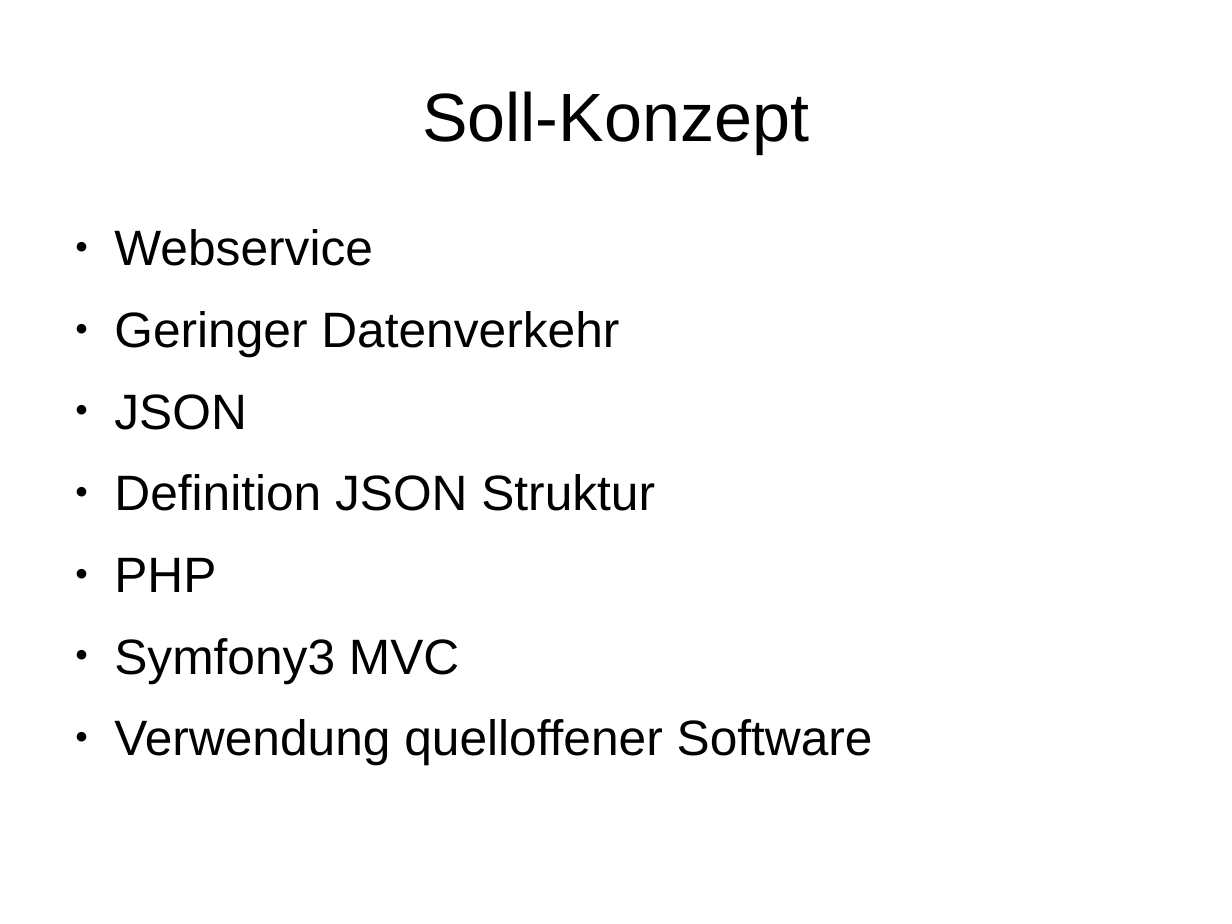
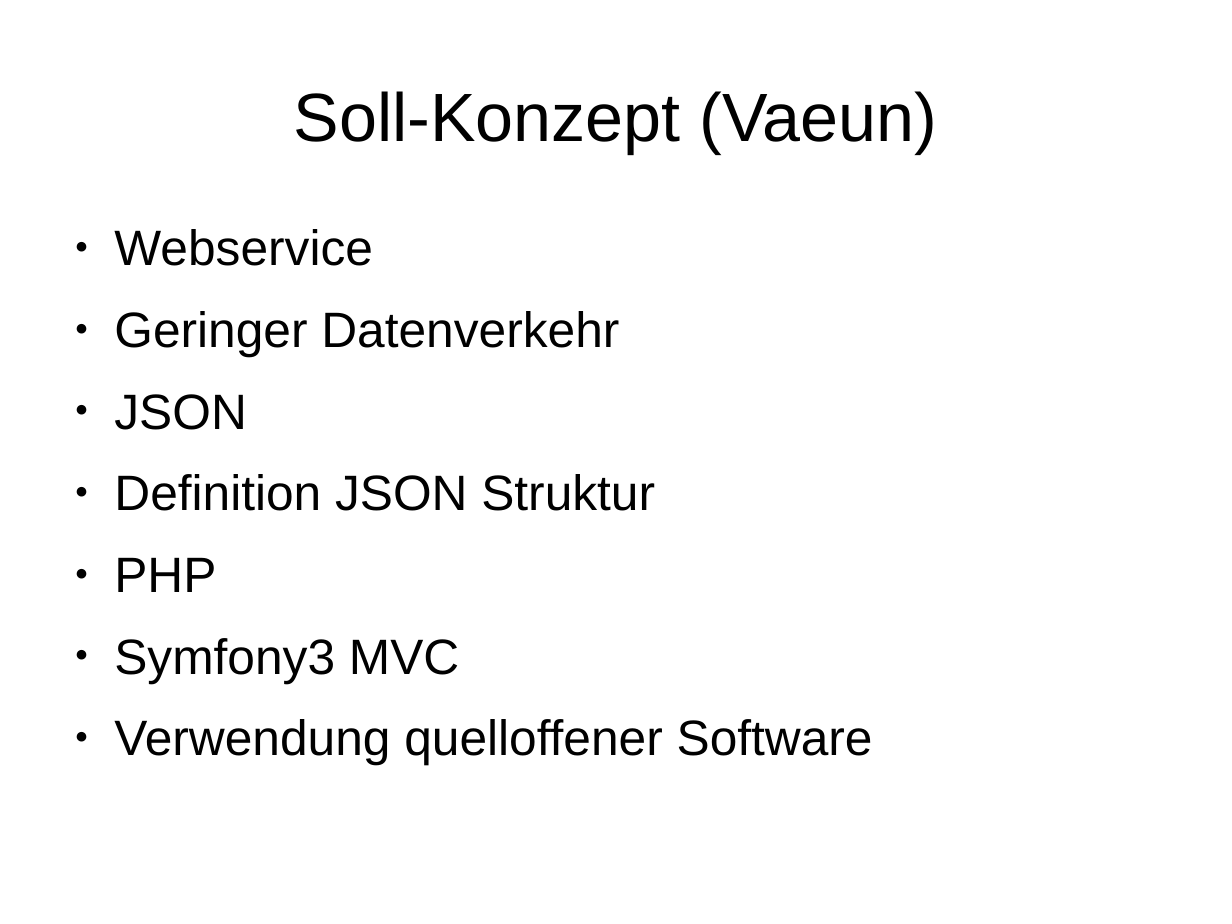
Before and after one commit to janhelmle/weiterbildung_fachinformatiker_ihk_projektantrag, a slide deck: slide 6 of praesentation/presentation_v1.odp. Drawn at 1232x924 pixels with LibreOffice and Linux fonts; fonts in the diff are those of the drawing. Boxes give left, top, right and bottom in pixels: in the first picture for what was removed or moved away, otherwise in the second. Text is boxed around its words. In the diff, an @@ line names an element or a change of style, - is before the commit and + after.

```diff
--- a/praesentation/presentation_v1.odp
+++ b/praesentation/presentation_v1.odp
@@ title at bbox=[294, 91, 937, 153]: text changed @@
-Soll-Konzept
+Soll-Konzept (Vaeun)
```
Also in this commit, not shown: 13 other slides changed.
